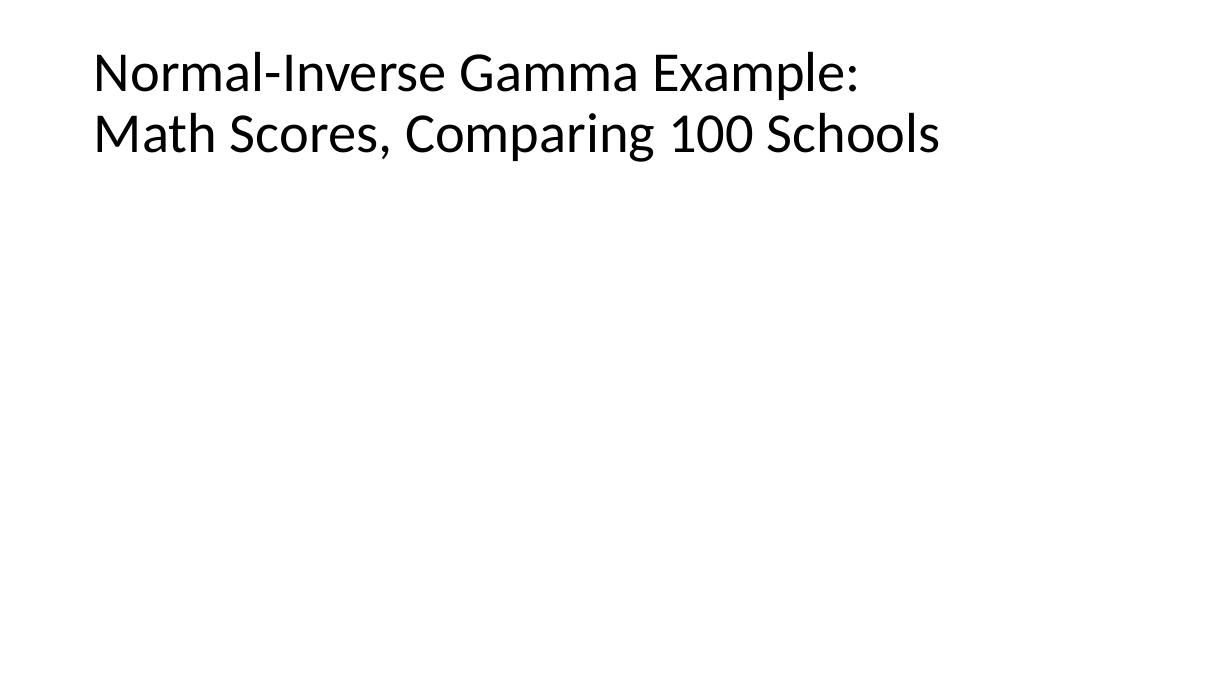
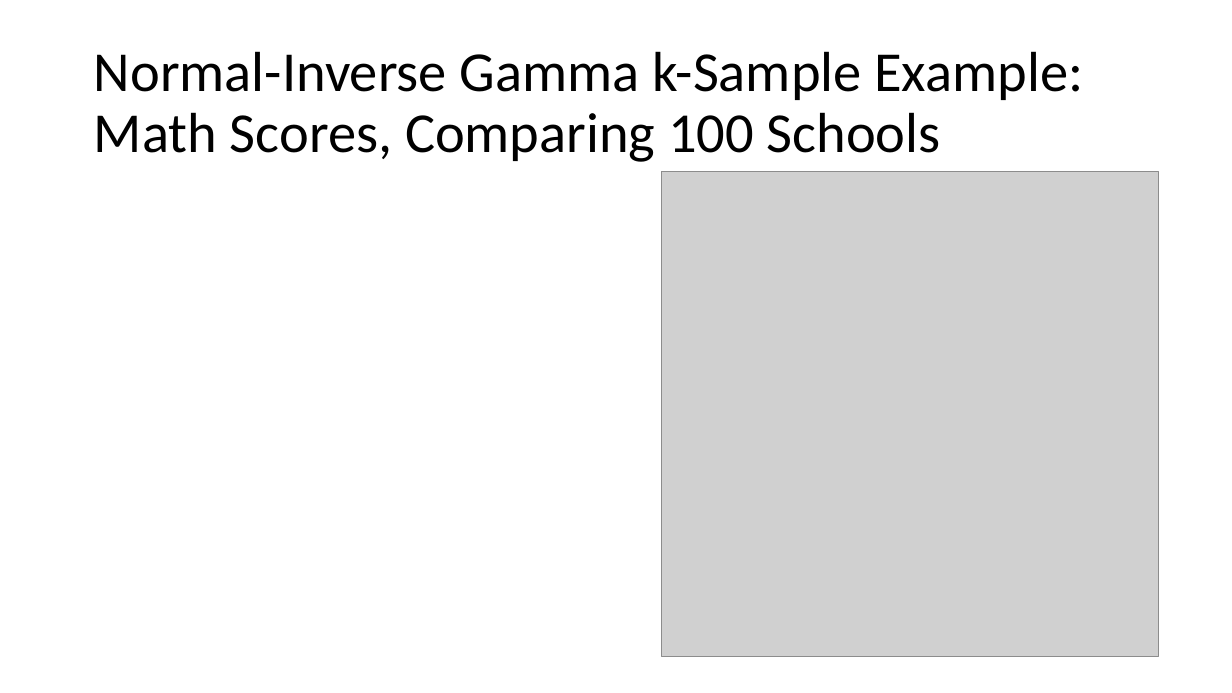
Before and after one commit to vgharris3/predictiveInference, a slide deck: slide 41 of Thesis_Files/ThesisDefense.pptx (slide 36 before the commit). Drawn at 1232x693 pixels with LibreOffice and Linux fonts; fonts in the diff are those of the drawing; grey boxes stand for pictures. Boxes give left, top, right and bottom in pixels: in the first picture for what was removed or moved away, otherwise in the second. Text is boxed around its words. In the diff, an @@ line names an element or a change of style, - is before the commit and + after.

Commit message:
Corrections through NormIGk(), including Dean's help on EG and PG examples prior parameter choices.

```diff
--- a/Thesis_Files/ThesisDefense.pptx
+++ b/Thesis_Files/ThesisDefense.pptx
@@ title at [94,51,1083,162]: text changed @@
-Normal-Inverse Gamma Example:
-Math Scores, Comparing 100 Schools
+Normal-Inverse Gamma k-Sample Example:
+Math Scores, Comparing 100 Schools
@@ picture added at [662,172,1159,657] @@
```
Also in this commit, not shown: 11 other slides changed, 7 slides added, 13 other files.
